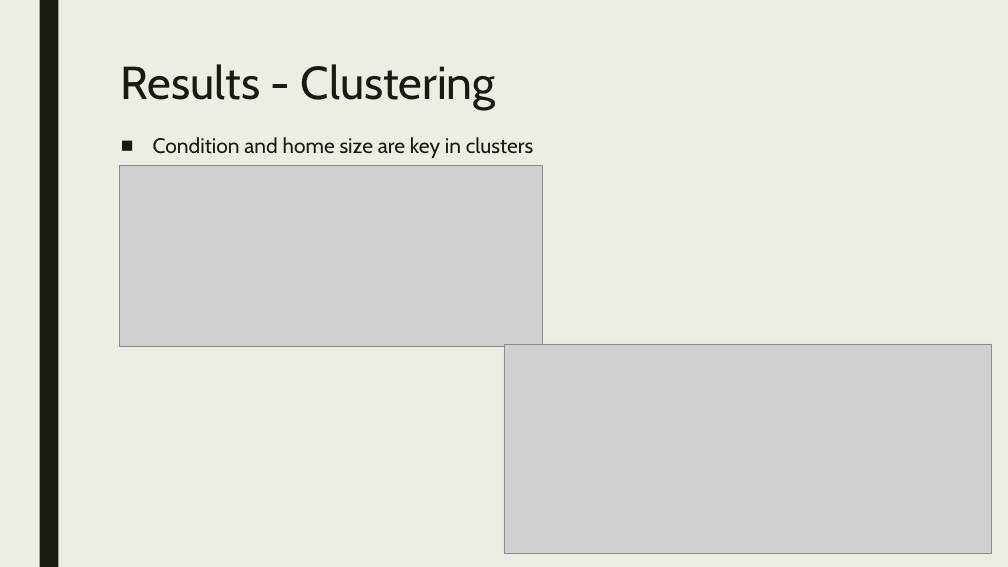
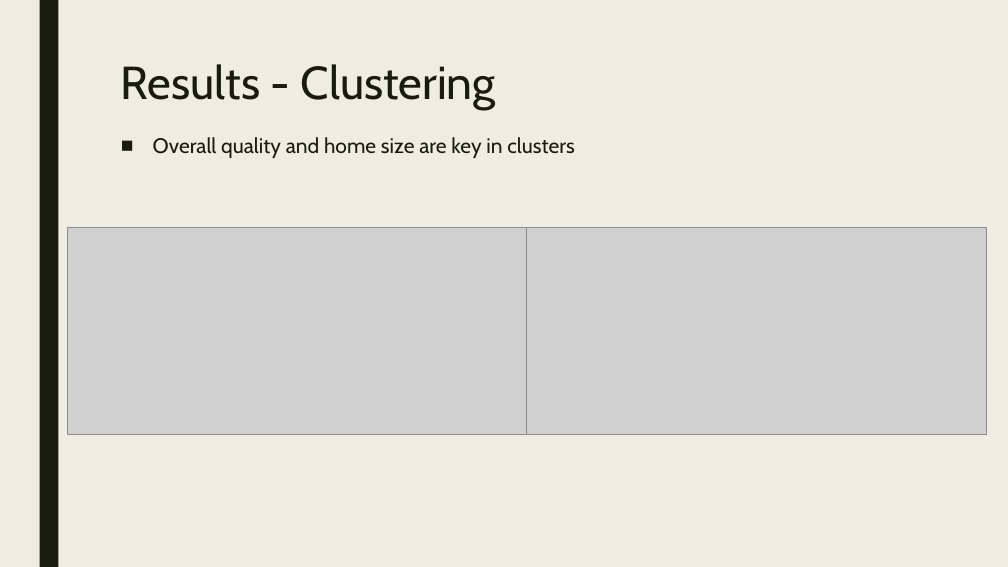
Before and after one commit to jessnguyen9/Ames-Housing-Machine-Learning-Project, a slide deck: slide 7 of Team Presentation.pptx. Drawn at 1008x567 pixels with LibreOffice and Linux fonts; fonts in the diff are those of the drawing; grey boxes stand for pictures. Boxes give left, top, right and bottom in pixels: in the first picture for what was removed or moved away, otherwise in the second. Text is boxed around its words. In the diff, an @@ line names an element or a change of style, - is before the commit and + after.

Commit message:
update to ppt

```diff
--- a/Team Presentation.pptx
+++ b/Team Presentation.pptx
@@ text at [153, 137, 574, 158]: text changed @@
-■ Condition and home size are key in clusters
+■ Overall quality and home size are key in clusters
@@ picture removed at [119, 166, 542, 346] @@
@@ picture added at [67, 228, 527, 435] @@
@@ picture added at [527, 228, 987, 435] @@
@@ picture removed at [504, 344, 992, 553] @@
```
Also in this commit, not shown: 2 other slides changed, 1 other file.
